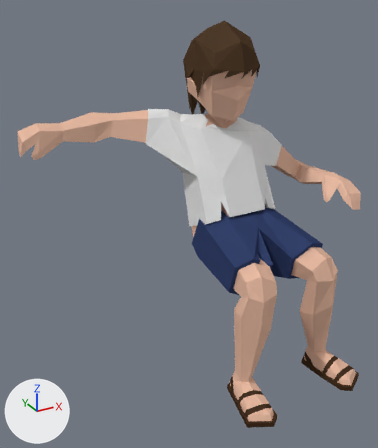
Two versions of the Blender file uhhhh tristan is fat/Assets/Models/Ben.blend, one commit apart.
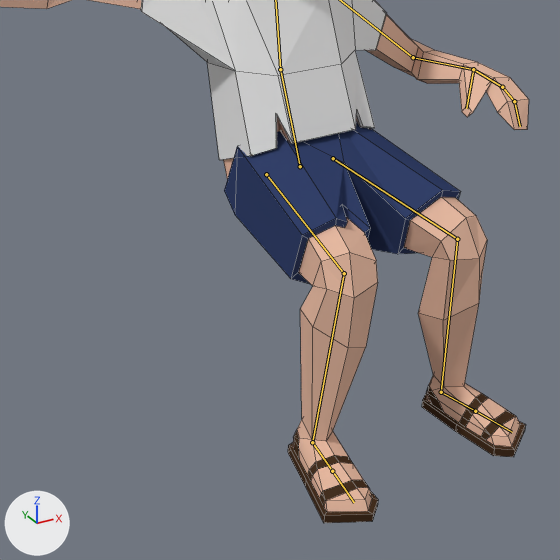
There are two pictures of each version: one whole from a camera (50 mm lens) standing at (-9.25, -14.04, 12.14) and looking at (-2.1, -1.06, 5.65), one close up on the part from 18% to 100% of the width and 31% to 100% of the height. The axes (+X, +Y, +Z) are drawn at lower left. The lights are the same throughout. Both versions are drawn at frame 1 of the action 'ben_sit'; the numbers are the values there. The bones that bend it are drawn over the model as lines in the close-ups. The close-ups show mesh edges as thin lines.

Objects in the first close-up: 'Ben'.
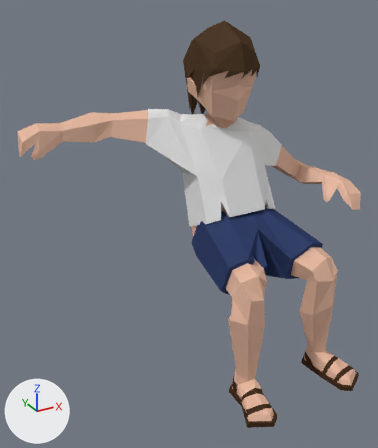
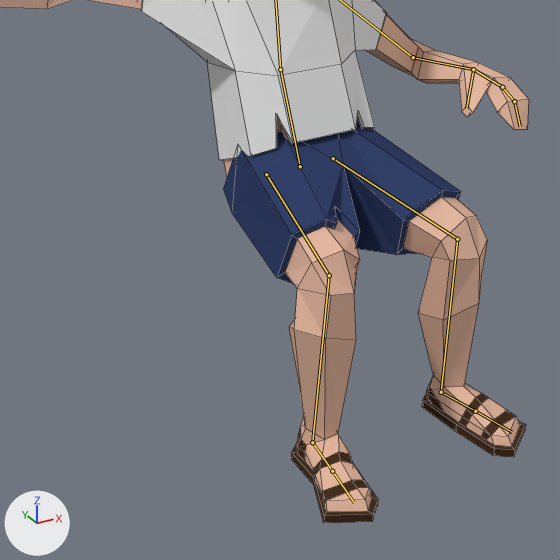
Boxes (x1, y1, x2, y2) around the edits, measured in the close-ups (560 x 560 px):
'Ben', posed: (0, 0, 529, 523) in both
bone 'LowerLeg.R', root to tip: before (344, 273) to (312, 442); after (329, 275) to (312, 442)

What the commit changed:
Bone 'LowerLeg.R' (bone_lowerleg_r) turns from (0, 0, 0) to (12, -43, -9) degrees about its own x, y and z.
